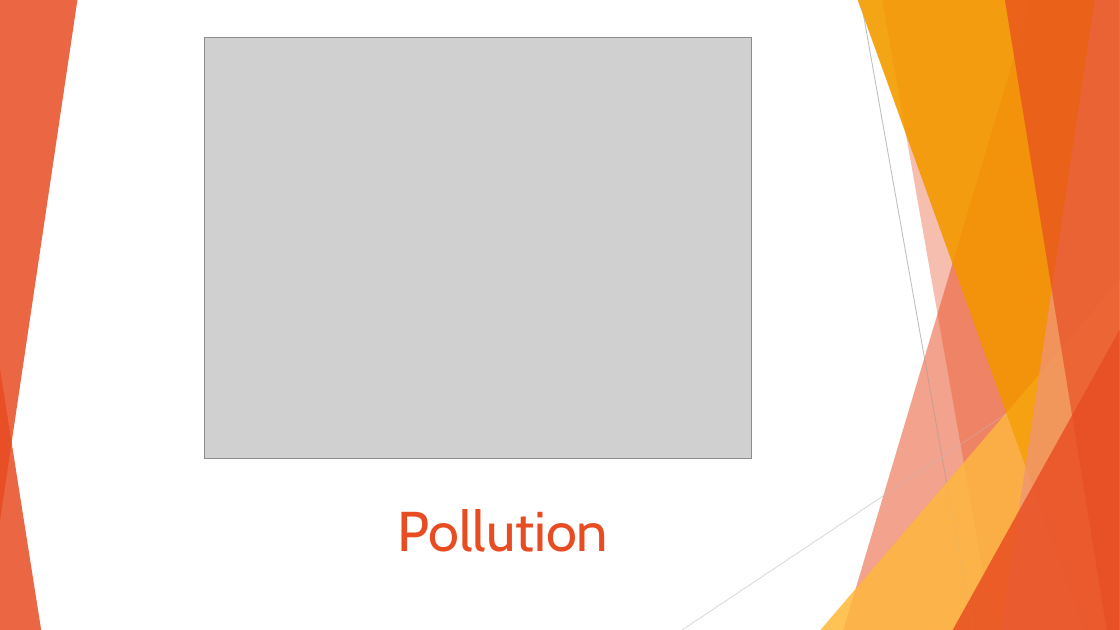
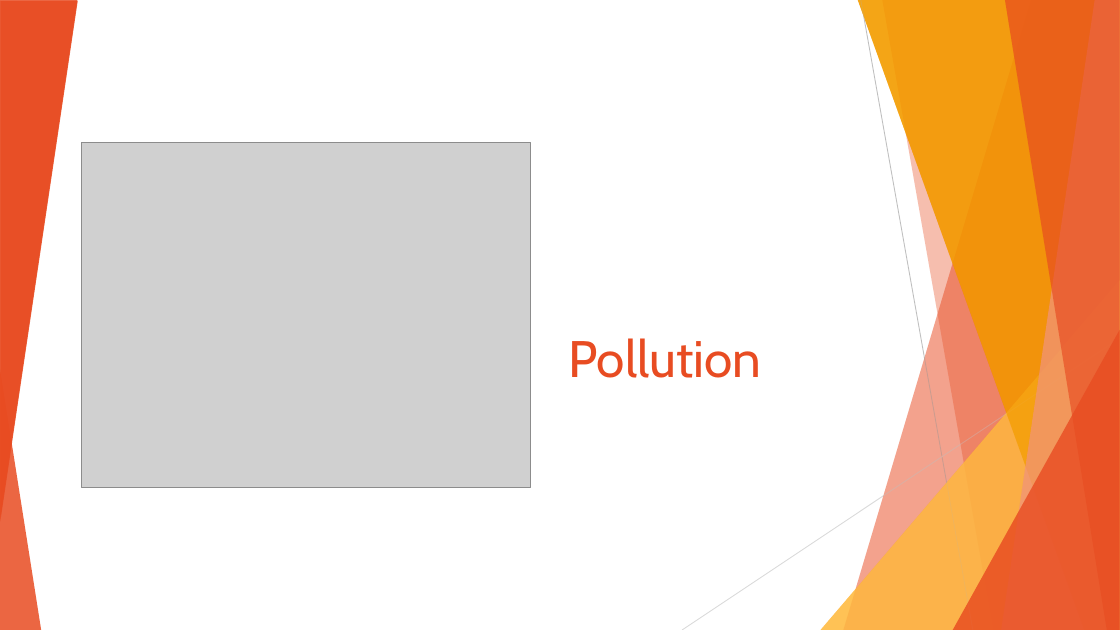
Before and after one commit to treybourgeois/nss_capstone_2021, a slide deck: slide 14 of data2/capstone_presentation.pptx. Drawn at 1120x630 pixels with LibreOffice and Linux fonts; fonts in the diff are those of the drawing; grey boxes stand for pictures. Boxes give left, top, right and bottom in pixels: in the first picture for what was removed or moved away, otherwise in the second. Text is boxed around its words. In the diff, an @@ line names an element or a change of style, - is before the commit and + after.

```diff
--- a/data2/capstone_presentation.pptx
+++ b/data2/capstone_presentation.pptx
@@ triangle added at bbox=[0, 1, 77, 522], fill #E84C22 at 85% opacity @@
@@ title "Pollution": place and size @@
-title "Pollution" at bbox=[398, 509, 609, 552]
+title "Pollution" at bbox=[568, 338, 761, 378]
@@ title "Pollution" at bbox=[568, 338, 761, 378]: size 48 to 44 pt; alignment centre to left @@
@@ picture: place and size @@
-picture at bbox=[204, 38, 751, 460]
+picture at bbox=[82, 142, 530, 488]
```
Also in this commit, not shown: 7 other slides changed, 9 other files.
